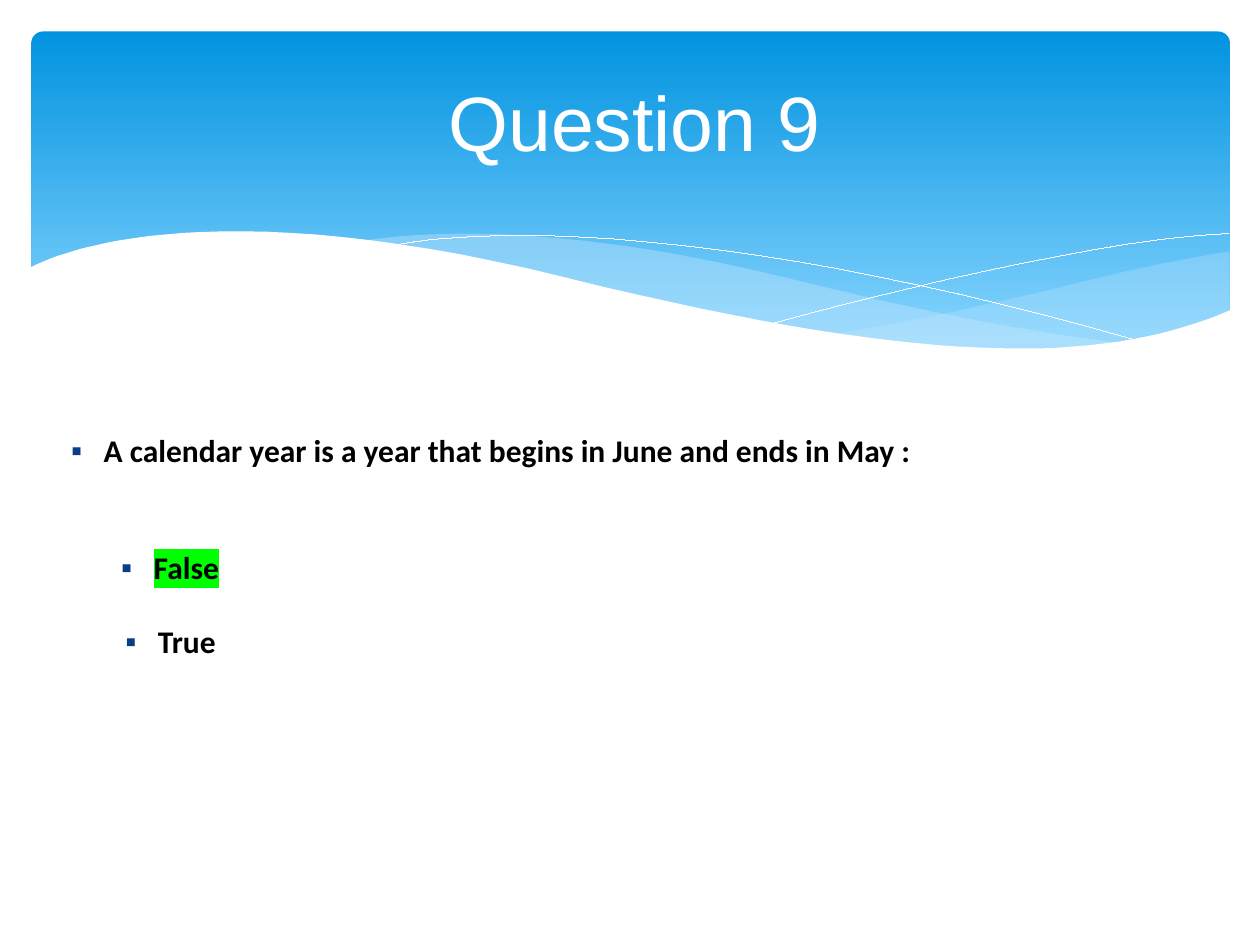
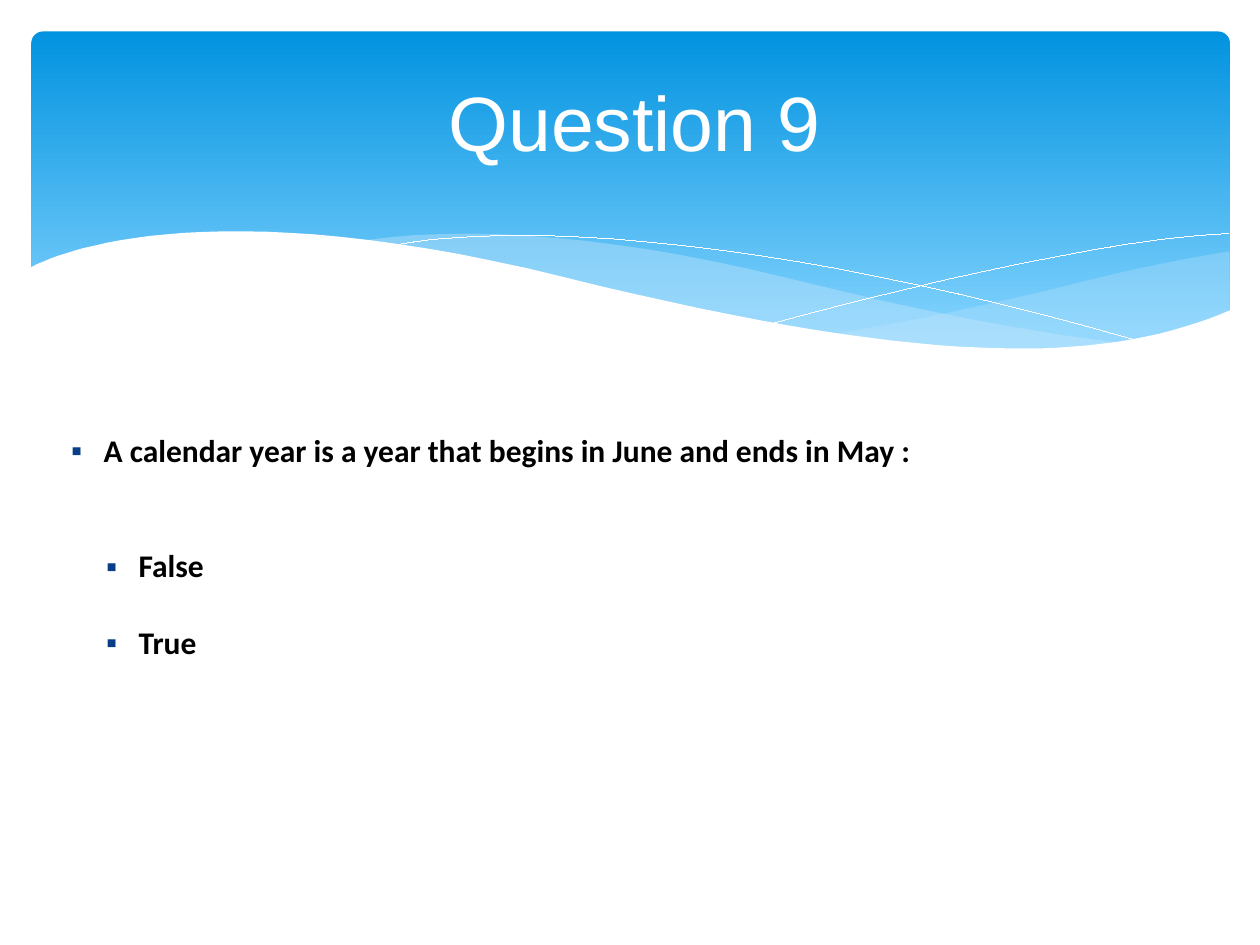
Before and after one commit to ediziks/EPITA-DSA-Notes, a slide deck: slide 11 of Finance/FITM - Finance quiz.pptx. Drawn at 1260x945 pixels with LibreOffice and Linux fonts; fonts in the diff are those of the drawing. Boxes give left, top, right and bottom in pixels: in the first picture for what was removed or moved away, otherwise in the second. Text is boxed around its words. In the diff, an @@ line names an element or a change of style, - is before the commit and + after.

```diff
--- a/Finance/FITM - Finance quiz.pptx
+++ b/Finance/FITM - Finance quiz.pptx
@@ text "False": place and size @@
-text "False" at box(154, 557, 219, 580)
+text "False" at box(139, 555, 204, 578)
@@ text "False" at box(139, 555, 204, 578): highlight #00FF00 to none @@
@@ text "True": place and size @@
-text "True" at box(158, 632, 216, 654)
+text "True" at box(139, 633, 197, 655)
```
Also in this commit, not shown: 12 other slides changed, 2 other files.
